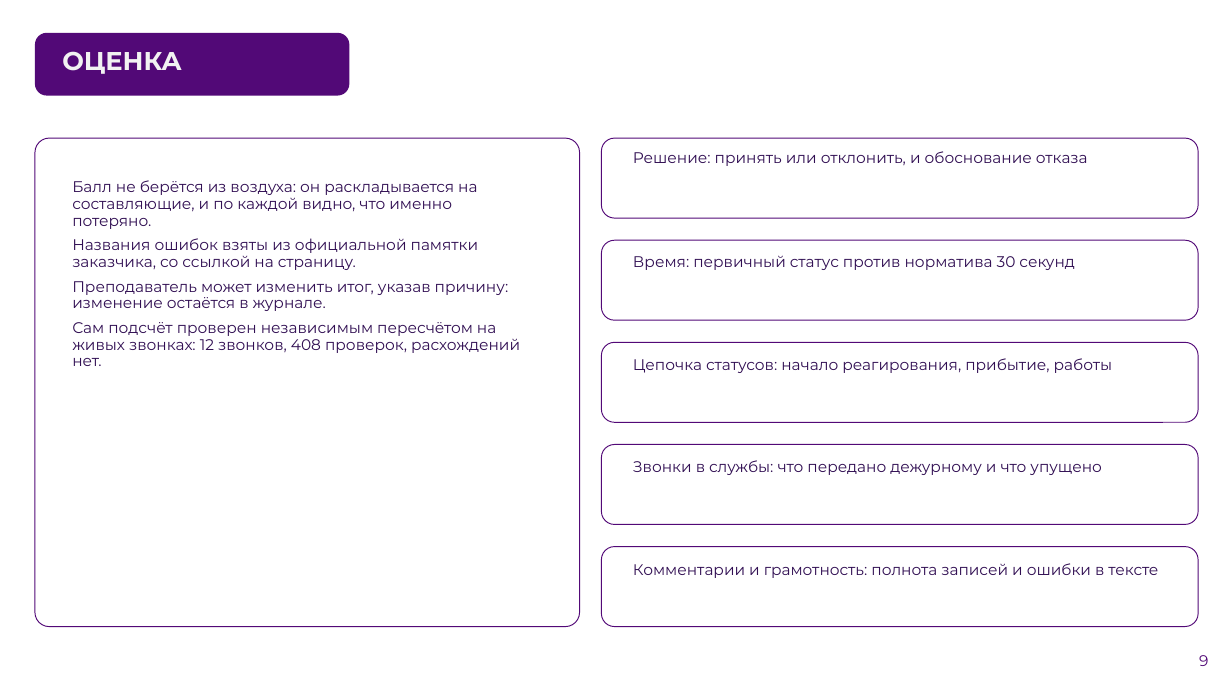
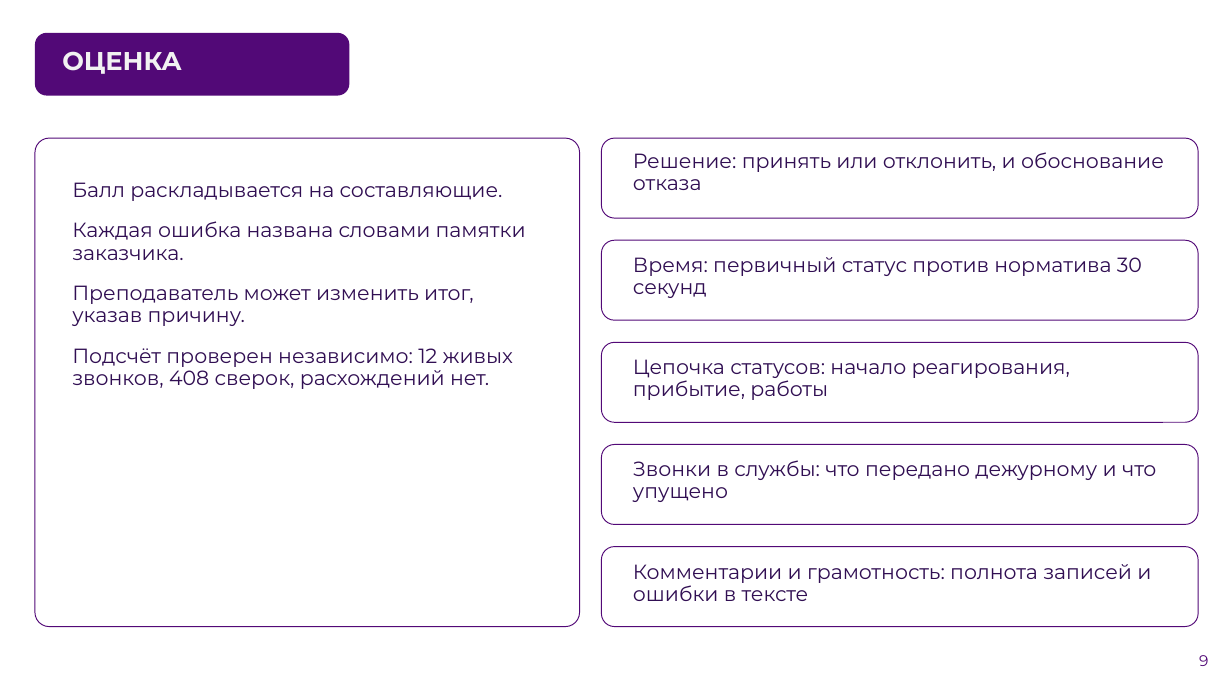
Before and after one commit to Vadik145-beep/lct-112-simulator, a slide deck: slide 9 of docs/presentation/ЛЦТ2026_Ультратех_задача9.pptx. Drawn at 1232x693 pixels with LibreOffice and Linux fonts; fonts in the diff are those of the drawing; background and template pictures are left out. Boxes give left, top, right and bottom in pixels: in the first picture for what was removed or moved away, otherwise in the second. Text is boxed around its words. In the diff, an @@ line names an element or a change of style, - is before the commit and + after.

```diff
--- a/docs/presentation/ЛЦТ2026_Ультратех_задача9.pptx
+++ b/docs/presentation/ЛЦТ2026_Ультратех_задача9.pptx
@@ text at bbox=[72, 182, 526, 389]: text changed; size 12 to 16 pt @@
-Балл не берётся из воздуха: он раскладывается на составляющие, и по каждой видно, что именно потеряно.
-Названия ошибок взяты из официальной памятки заказчика, со ссылкой на страницу.
-Преподаватель может изменить итог, указав причину: изменение остаётся в журнале.
-Сам подсчёт проверен независимым пересчётом на живых звонках: 12 звонков, 408 проверок, расхождений нет.
+Балл раскладывается на составляющие.
+Каждая ошибка названа словами памятки заказчика.
+Преподаватель может изменить итог, указав причину.
+Подсчёт проверен независимо: 12 живых звонков, 408 сверок, расхождений нет.
@@ size 12 to 16 pt; more space between paragraphs in 5 elements at bbox=[633, 152, 1164, 190], bbox=[633, 257, 1142, 298], bbox=[633, 359, 1070, 400], bbox=[633, 460, 1156, 502], bbox=[633, 564, 1151, 601] @@
```
Also in this commit, not shown: 9 other slides changed, 1 other file.
